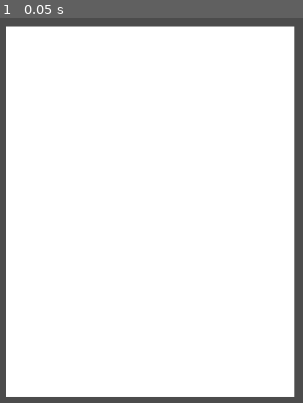
Above: before the commit, frame 1.
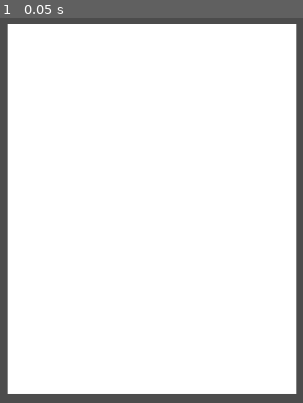
Above: after the commit, the same moment.

Repository: Big-Cheung/LAHacks2021
Game: Godot game, scene res://Base.tscn
The game is run twice, just before and just after one commit, with the same random seed, the same clock (stepped at 60 frames per second) and the same inputs.
Inputs:
- Up to frame 1 (0.05 s): no input

The runs differ from the first frame. In frame 1, 3.1% of the frame differs, in the area x 1-99%, y 1-99%.

Commit message:
Commit 1

Diff:
--- a/Base.tscn
+++ b/Base.tscn
@@ -9,13 +9,8 @@
 "_edit_use_anchors_": false
 }
 
-[node name="ColorRect" type="ColorRect" parent="."]
-visible = false
-margin_right = 514.0
-margin_bottom = 760.0
-color = Color( 0.560784, 0.117647, 0.117647, 1 )
-__meta__ = {
-"_edit_use_anchors_": false
-}
-
 [node name="MainPage" parent="." instance=ExtResource( 1 )]
+margin_left = 3.56372
+margin_top = -7.1272
+margin_right = 3.56372
+margin_bottom = -7.1272
--- a/ColorRect.gd
+++ /dev/null
@@ -1,16 +0,0 @@
-extends ColorRect
-
-
-# Declare member variables here. Examples:
-# var a = 2
-# var b = "text"
-
-
-# Called when the node enters the scene tree for the first time.
-func _ready():
-	pass # Replace with function body.
-
-
-# Called every frame. 'delta' is the elapsed time since the previous frame.
-#func _process(delta):
-#	pass
--- a/MainPage.tscn
+++ b/MainPage.tscn
@@ -1,6 +1,23 @@
 [gd_scene load_steps=3 format=2]
 
-[ext_resource path="res://ColorRect.gd" type="Script" id=1]
+[sub_resource type="GDScript" id=2]
+script/source = "extends ColorRect
+
+
+# Declare member variables here. Examples:
+# var a = 2
+# var b = \"text\"
+
+
+# Called when the node enters the scene tree for the first time.
+func _ready():
+	pass # Replace with function body.
+
+
+# Called every frame. 'delta' is the elapsed time since the previous frame.
+#func _process(delta):
+#	pass
+"
 
 [sub_resource type="Animation" id=1]
 resource_name = "Slide in"
@@ -29,7 +46,7 @@
 margin_top = 21.3817
 margin_right = 870.179
 margin_bottom = 909.382
-script = ExtResource( 1 )
+script = SubResource( 2 )
 __meta__ = {
 "_edit_use_anchors_": false
 }
--- a/project.godot
+++ b/project.godot
@@ -168,7 +168,6 @@
 window/size/test_height=900
 window/handheld/orientation="portrait"
 window/stretch/mode="viewport"
-window/stretch/aspect="keep_width"
 
 [editor_plugins]
 
